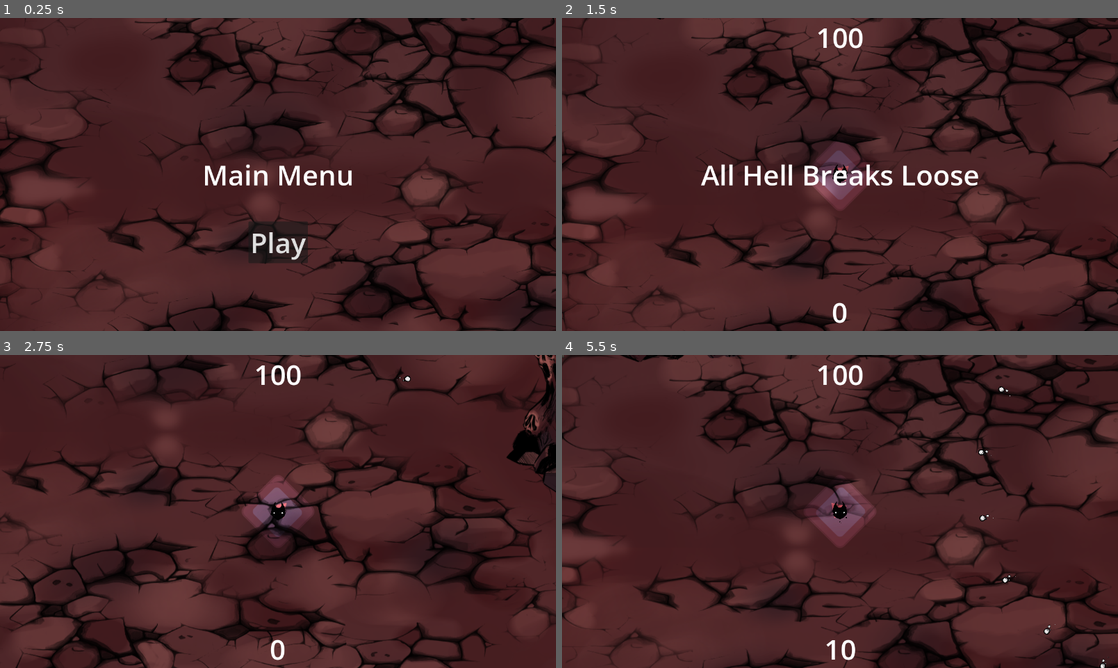
Above: before the commit, frames 1-4 (two rows, left to right).
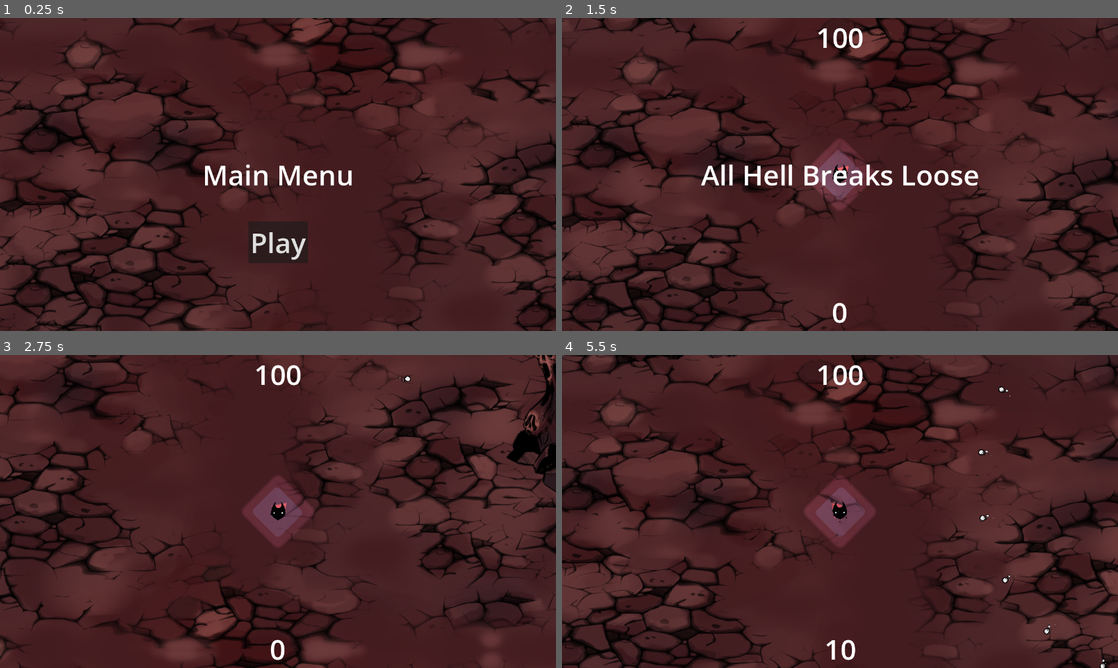
Above: after the commit, the same moments.

Repository: Evanev7/stellub
Game: Godot game, scene res://scenes/levels/main.tscn
Two runs of this game, one before a commit and one after it. Both use one fixed random seed, a clock stepped at 60 frames per second and the inputs below. The engine's default icon, where the game draws it, is replaced by a stand-in: a white triangle on a blue panel in a dark square.
Inputs (mouse positions are in pixels of both pictures, inside the frame that each line leads up to):
- Up to frame 1 (0.25 s): no input
- Up to frame 2 (1.5 s): click "Play" at 0.5 s; tap Enter at 1.25 s; move the mouse to (962, 158) at 1.27 s; hold D (move_right) from 1.28 s (still down); click (962, 158) at 1.35 s
- Up to frame 3 (2.75 s): move the mouse to (166, 527) at 2.02 s; release D (move_right) at 2.03 s; hold S (move_down) from 2.03 s (still down); tap Shift (walk) at 2.1 s
- Up to frame 4 (5.5 s): move the mouse to (895, 442) at 2.77 s; release S (move_down) at 2.78 s; hold D (move_right) 2.78-3.5 s; hold R 2.78-3.5 s; click "Shot spread decrease" at 3.5 s; tap Space at 4.25 s; move the mouse to (812, 574) at 4.27 s; hold W (move_up) 4.28-5.03 s; click (812, 574) at 4.35 s; move the mouse to (1006, 558) at 5.02 s; hold A (move_left) from 5.03 s (still down); tap Shift (walk) at 5.1 s

The runs differ from the first frame. In frame 1, 29% of the frame differs, in the area x 0-100%, y 0-100%; in frame 2, 30%; in frame 3, 30%; in frame 4, 30%.

Commit message:
scaled down bg texture

Diff:
--- a/scenes/levels/main.tscn
+++ b/scenes/levels/main.tscn
@@ -28,10 +28,11 @@
 
 [node name="TextureRect" type="TextureRect" parent="."]
 light_mask = 3
-offset_left = -23173.0
-offset_top = -23366.0
-offset_right = 27956.0
-offset_bottom = 27763.0
+offset_left = -17921.0
+offset_top = -17734.0
+offset_right = 33208.0
+offset_bottom = 33395.0
+scale = Vector2(0.75, 0.75)
 texture = ExtResource("11_ytepx")
 expand_mode = 4
 stretch_mode = 1
--- a/scripts/bullet.gd
+++ b/scripts/bullet.gd
@@ -82,4 +82,4 @@
 
 
 func _on_body_entered(body):
-	print("mountain")
+	print("mountain") # Replace with function body.
